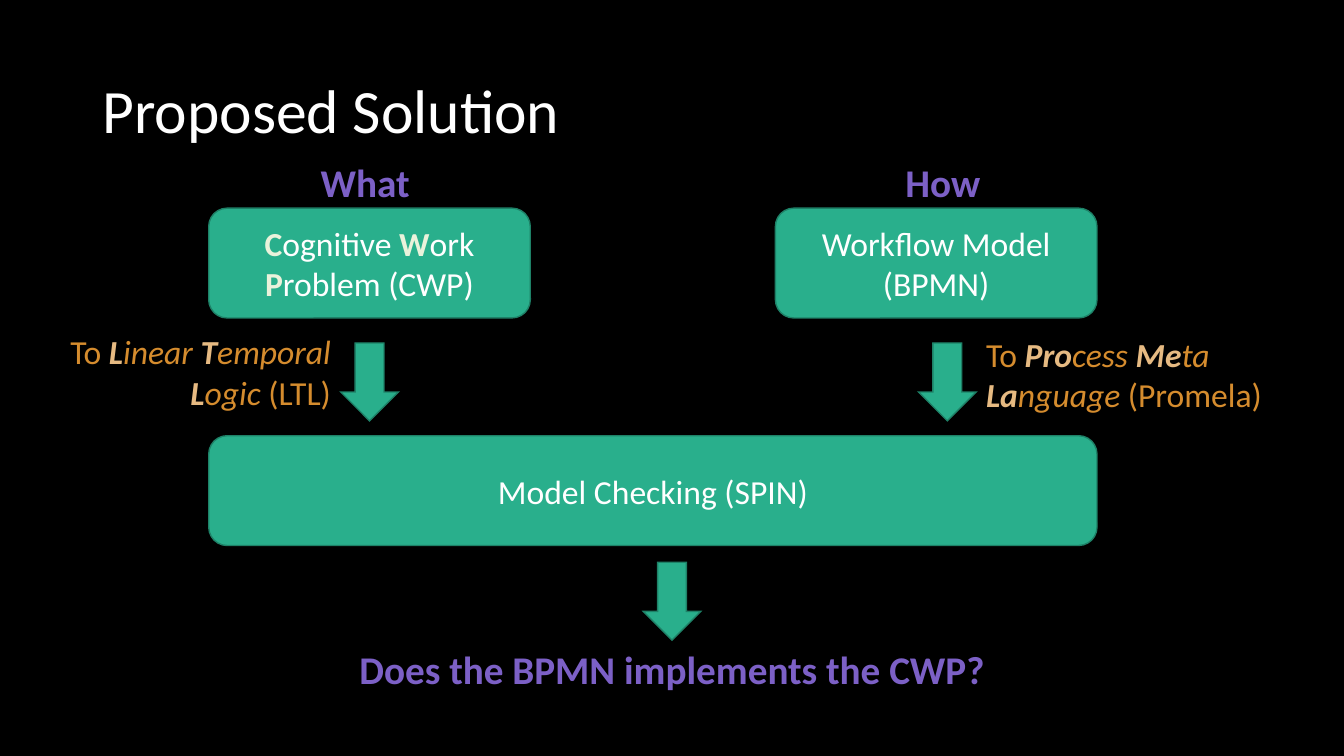
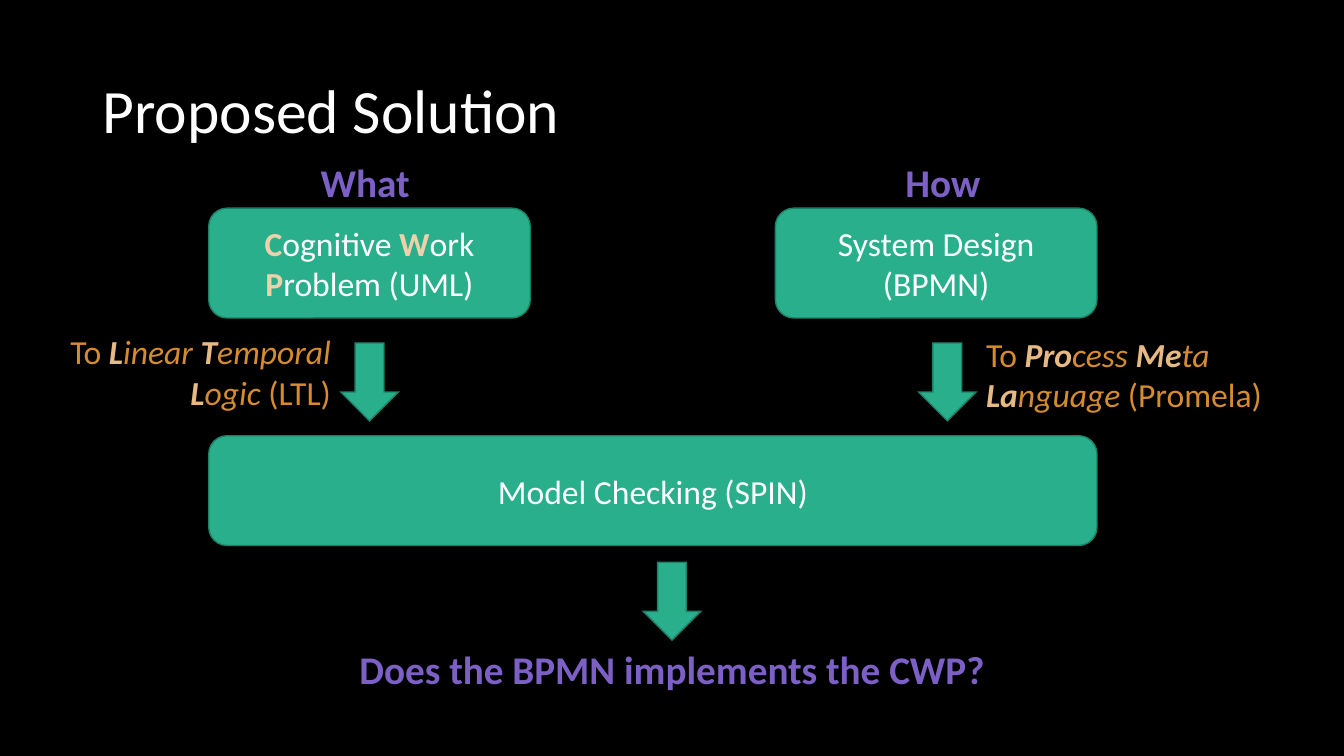
Before and after one commit to ericmercer/SPIN-bpmn-cwp-verification-paper, a slide deck: slide 6 of presentation/syscon-2022.pptx (slide 5 before the commit). Drawn at 1344x756 pixels with LibreOffice and Linux fonts; fonts in the diff are those of the drawing. Boxes give left, top, right and bottom in pixels: in the first picture for what was removed or moved away, otherwise in the second. Text is boxed around its words. In the diff, an @@ line names an element or a change of style, - is before the commit and + after.

```diff
--- a/presentation/syscon-2022.pptx
+++ b/presentation/syscon-2022.pptx
@@ text in rounded rectangle at bbox=[265, 232, 474, 301]: text changed @@
-Cognitive Work Problem (CWP)
+Cognitive Work Problem (UML)
@@ text in rounded rectangle at bbox=[838, 233, 1035, 301]: text changed @@
-Workflow Model (BPMN)
+System Design (BPMN)
```
Also in this commit, not shown: 17 other slides changed.
